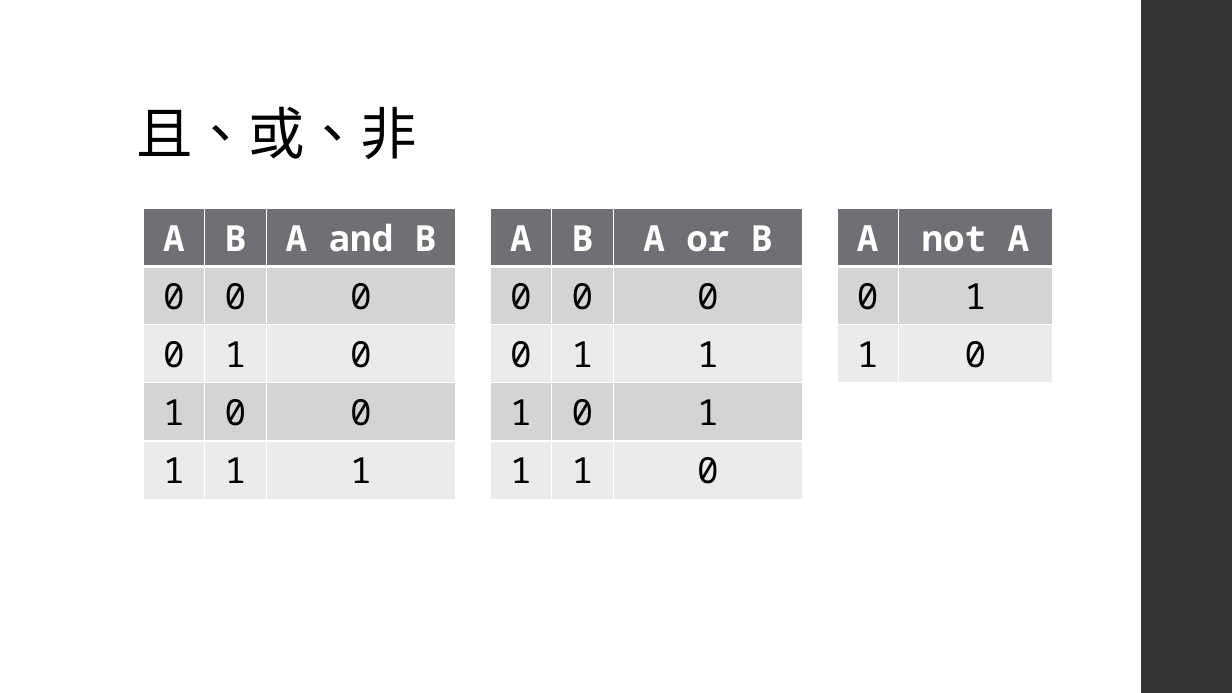
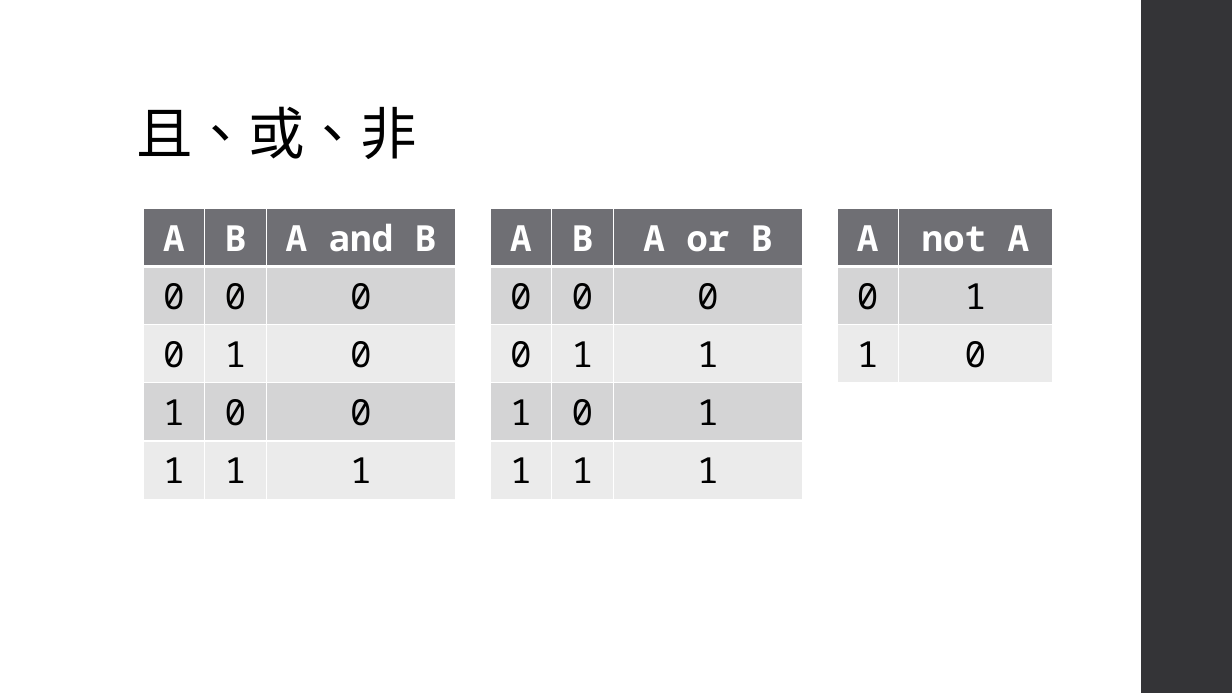
Before and after one commit to an920107/ServiceLearning, a slide deck: slide 5 of Class 3.pptx. Drawn at 1232x693 pixels with LibreOffice and Linux fonts; fonts in the diff are those of the drawing. Boxes give left, top, right and bottom in pixels: in the first picture for what was removed or moved away, otherwise in the second. Text is boxed around its words. In the diff, an @@ line names an element or a change of style, - is before the commit and + after.

```diff
--- a/Class 3.pptx
+++ b/Class 3.pptx
@@ table at bbox=[490, 209, 803, 487] @@
-row 5, column 3: 0
+row 5, column 3: 1
```
Also in this commit, not shown: 1 other slide changed.
